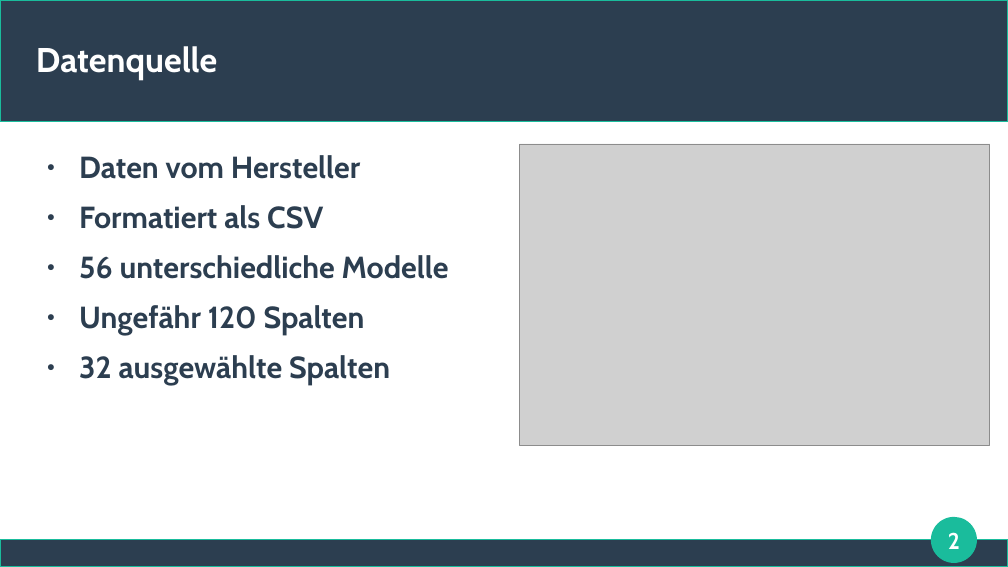
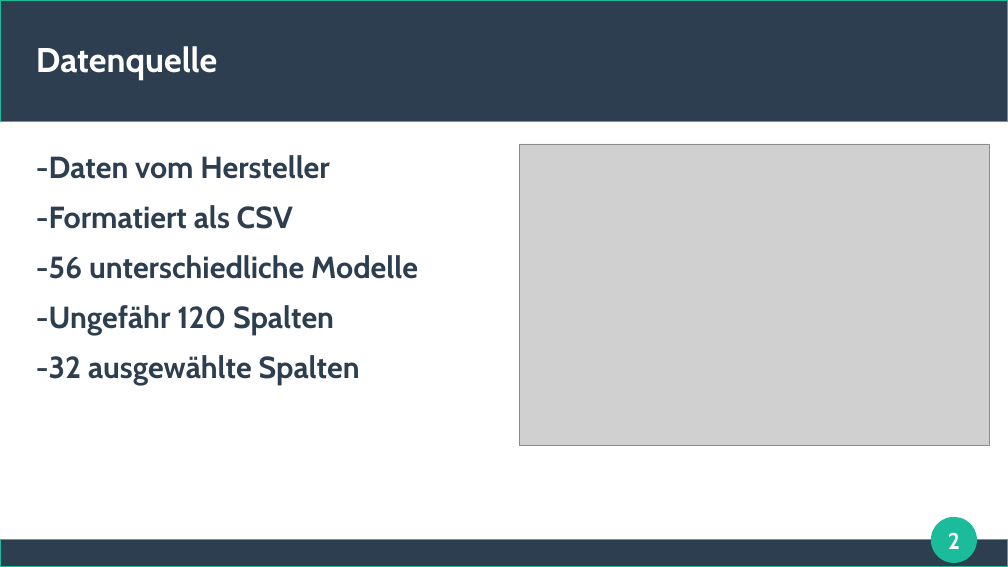
Before and after one commit to lamasmithueten/big_data_analytics, a slide deck: slide 2 of präsentation_izz_da__BIIIIIIIIIIIIIIIIIIIIIIIIIIRAAAAAAAAAAAAAAAAAAAAAAAAA.odp. Drawn at 1008x567 pixels with LibreOffice and Linux fonts; fonts in the diff are those of the drawing; grey boxes stand for pictures. Boxes give left, top, right and bottom in pixels: in the first picture for what was removed or moved away, otherwise in the second. Text is boxed around its words. In the diff, an @@ line names an element or a change of style, - is before the commit and + after.

```diff
--- a/präsentation_izz_da__BIIIIIIIIIIIIIIIIIIIIIIIIIIRAAAAAAAAAAAAAAAAAAAAAAAAA.odp
+++ b/präsentation_izz_da__BIIIIIIIIIIIIIIIIIIIIIIIIIIRAAAAAAAAAAAAAAAAAAAAAAAAA.odp
@@ text at box(36, 155, 418, 385): text changed @@
-● Daten vom Hersteller
-● Formatiert als CSV
-● 56 unterschiedliche Modelle
-● Ungefähr 120 Spalten
-● 32 ausgewählte Spalten
+-Daten vom Hersteller
+-Formatiert als CSV
+-56 unterschiedliche Modelle
+-Ungefähr 120 Spalten
+-32 ausgewählte Spalten
```
Also in this commit, not shown: 4 other slides changed, 1 slide added, 1 slide removed.
